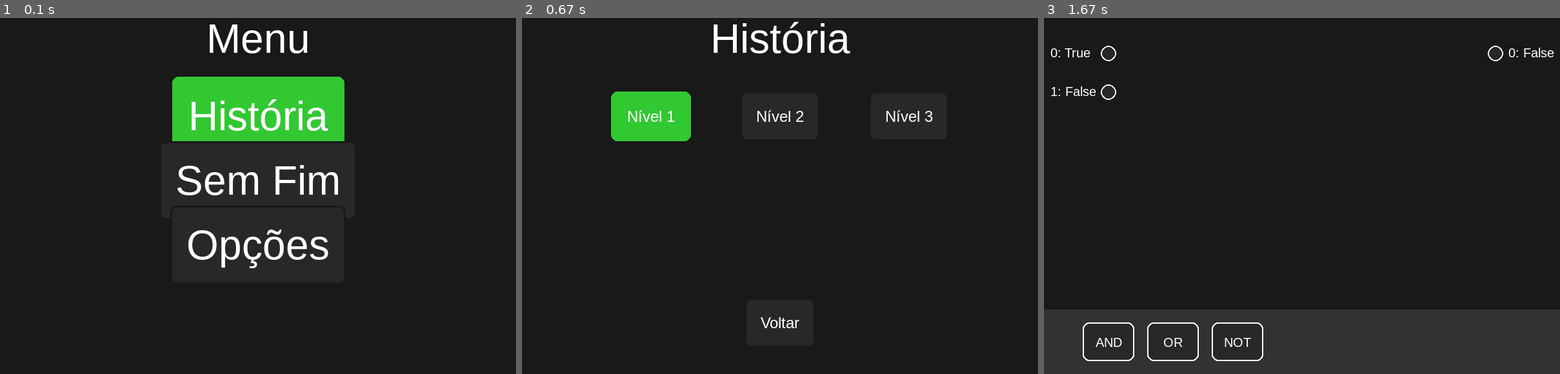
Above: before the commit, frames 1-3 (left to right).
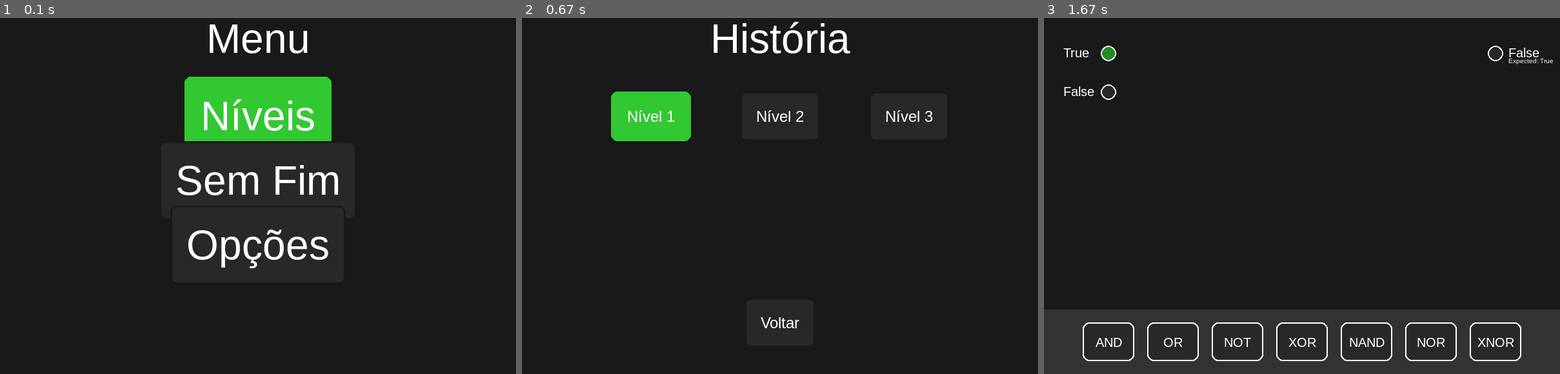
Above: after the commit, the same moments.

Repository: lucaszferreira1/Pygame_LogicGatesGame
Game: pygame game, started from main.py
The game is run twice, just before and just after one commit, with the same random seed, the same clock (stepped at 60 frames per second) and the same inputs.
Inputs (mouse positions are in pixels of both pictures, inside the frame that each line leads up to):
- Up to frame 1 (0.1 s): no input
- Up to frame 2 (0.67 s): tap Enter at 0.33 s
- Up to frame 3 (1.67 s): press the mouse at (1353, 206) at 0.7 s; move the mouse to (1307, 185) at 0.8 s; release the mouse at (1260, 167) at 0.93 s; click "AND" at 1.05 s; click (1363, 341) at 1.38 s, where only the run after the commit has a clickable "NAND"

The runs differ from the first frame. In frame 1, 2.0% of the frame differs, in the area x 33-67%, y 16-35%; in frame 2, nothing differs; in frame 3, 1.2%.

Commit message:
Novos sprites e conectores, começo da lógica do nível

Diff:
--- a/logic.py
+++ b/logic.py
@@ -6,64 +6,96 @@
 green = (34, 139, 34)
 wire_color_false = (100, 100, 100)
 
+pygame.font.init()
+gate_font = pygame.font.SysFont('arial', 20)
+expected_font = pygame.font.SysFont('arial', 10)
+
+default_gates = {"AND": ["images//AND.png", [[-20, -10], [-20, 10]], [20, 0, 0]],
+                 "OR": ["images//OR.png", [[-20, -10], [-20, 10]], [20, 0, 0]],
+                 "NOT": ["images//NOT.png", [[-20, 0]], [17, 0, 1]],
+                 "XOR": ["images//XOR.png", [[-20, -10], [-20, 10]], [20, 0, 0]],
+                 "XNOR": ["images//XNOR.png", [[-20, -10], [-20, 10]], [20, 0, 1]],
+                 "NAND": ["images//NAND.png", [[-20, -10], [-20, 10]], [20, 0, 1]],
+                 "NOR": ["images//NOR.png", [[-20, -10], [-20, 10]], [20, 0, 1]]}
+
 class Gate:
-    def __init__(self, gate_type: str, inputs: List[bool], outputs: List[bool], position: Tuple[int,int], font, color: Tuple[int,int,int]):
+    def __init__(self, gate_type: str, inputs: List[bool], outputs: List[bool], position: Tuple[int,int], color: Tuple[int,int,int]):
         self.id = None
         self.type = gate_type.upper()
         self.inputs = inputs
         self.outputs = outputs
         self.position = position
-        self.font = font
         self.color = color
         self.radius = 30
 
     def copy(self):
-        return Gate(gate_type=self.type, inputs=self.inputs[:], outputs=self.outputs, position=self.position, font=self.font, color=self.color)
+        return Gate(gate_type=self.type, inputs=self.inputs[:], outputs=self.outputs, position=self.position, color=self.color)
 
     def draw(self, screen, hover_color, x=-1, y=-1, selected=False):
         if x == -1 and y == -1:
             x, y = self.position
-        rect_width, rect_height = 80, 60
-        rect = pygame.Rect(self.position[0] - rect_width // 2, self.position[1] - rect_height // 2, rect_width, rect_height)
-        pygame.draw.rect(screen, hover_color if selected else self.color, rect, border_radius=10)
-        pygame.draw.rect(screen, white, rect, 2, border_radius=10)
-        draw_text(screen, self.type, (self.position[0] - self.font.size(self.type)[0] // 2, self.position[1] - self.font.size(self.type)[1] // 2), self.font)
+        if self.type in default_gates.keys():
+            image = pygame.image.load(default_gates[self.type][0])
+            image = pygame.transform.scale(image, (self.radius * 2, self.radius * 2))
+            screen.blit(image, (x - self.radius, y - self.radius))
+        else:
+            rect_width, rect_height = 80, 60
+            rect = pygame.Rect(self.position[0] - rect_width // 2, self.position[1] - rect_height // 2, rect_width, rect_height)
+            pygame.draw.rect(screen, hover_color if selected else self.color, rect, border_radius=10)
+            pygame.draw.rect(screen, white, rect, 2, border_radius=10)
+            draw_text(screen, self.type, (self.position[0] - self.font.size(self.type)[0] // 2, self.position[1] - self.font.size(self.type)[1] // 2), self.font)
 
         # Draw input terminals
         input_positions = self.get_input_positions()
         for i, pos in input_positions:
             color = green if self.inputs[i] else self.color
-            pygame.draw.circle(screen, white, pos, 6)
-            pygame.draw.circle(screen, color, pos, 4)
+            pygame.draw.rect(screen, white, (pos[0] - 6, pos[1] - 6, 12, 12))
+            pygame.draw.rect(screen, color, (pos[0] - 4, pos[1] - 4, 8, 8))
 
         # Draw output terminals
         output_positions = self.get_output_positions()
-        for i, pos in output_positions:
+        for i, pos, circle_not in output_positions:
             color = green if self.outputs[i] else self.color
-            pygame.draw.circle(screen, white, pos, 6)
-            pygame.draw.circle(screen, color, pos, 4)
+            if circle_not:
+                pygame.draw.circle(screen, white, pos, 6)
+                pygame.draw.circle(screen, color, pos, 4)
+            else:
+                pygame.draw.rect(screen, white, (pos[0] - 6, pos[1] - 6, 12, 12))
+                pygame.draw.rect(screen, color, (pos[0] - 4, pos[1] - 4, 8, 8))
 
     def update(self):
         self.evaluate()
 
     def get_input_positions(self):
         positions = []
-        rect_width, rect_height = 80, 60
-        for i in range(len(self.inputs)):
-            x_off = -rect_width // 2
-            y_off = -rect_height // 2 + (i + 1) * (rect_height // (len(self.inputs) + 1))
-            pos = (self.position[0] + x_off, self.position[1] + y_off)
-            positions.append((i, pos))
+        if self.type in default_gates.keys():
+            for i, pos in enumerate(default_gates[self.type][1]):
+                positions.append((i, (self.position[0] + pos[0], self.position[1] + pos[1])))
+        else:
+            rect_width, rect_height = 80, 60
+            for i in range(len(self.inputs)):
+                x_off = -rect_width // 2
+                y_off = -rect_height // 2 + (i + 1) * (rect_height // (len(self.inputs) + 1))
+                pos = (self.position[0] + x_off, self.position[1] + y_off)
+                positions.append((i, pos))
         return positions
 
     def get_output_positions(self):
         positions = []
-        rect_width, rect_height = 80, 60
-        for i in range(len(self.outputs)):
-            x_offset = rect_width // 2
-            y_offset = -rect_height // 2 + (i + 1) * (rect_height // (len(self.outputs) + 1))
-            pos = (self.position[0] + x_offset, self.position[1] + y_offset)
-            positions.append((i, pos))
+        if self.type in default_gates.keys():
+            circle_not = 0
+            if self.type in ["NOT", "NAND", "NOR", "XNOR"]:
+                circle_not = 1
+            pos = (default_gates[self.type][2][0], default_gates[self.type][2][1])
+            pos = (self.position[0] + pos[0], self.position[1] + pos[1])
+            positions.append((0, pos, circle_not))
+        else:
+            rect_width, rect_height = 80, 60
+            for i in range(len(self.outputs)):
+                x_offset = rect_width // 2
+                y_offset = -rect_height // 2 + (i + 1) * (rect_height // (len(self.outputs) + 1))
+                pos = (self.position[0] + x_offset, self.position[1] + y_offset)
+                positions.append((i, pos, 0))
         return positions
 
     def evaluate(self):
@@ -146,14 +178,16 @@
 
 
 class Level:
-    def __init__(self, name: str, inputs: List[bool], expected: List[bool], allowed_gates: List[str]):
+    def __init__(self, name: str, inputs: List[bool], allowed_gates: List[str], function=None):
         self.name = name
         self.inputs = inputs.copy()
-        self.expected = expected.copy()
+        self.expected = function(inputs)
+        self.current_output = [False] * len(self.expected)
         self.allowed_gates = allowed_gates.copy()
         self.gates: dict[int, Gate] = {}
         self.wires: List[Wire] = []
         self.current_wire: Wire = None
+        self.function = function
 
     def add_gate(self, gate, id_gate):
         gate.id = id_gate
@@ -167,17 +201,20 @@
         )]
         self.gates.pop(idx_gate)
 
-    def draw(self, screen, width, height, button_bg, button_hover, gate_font, mouse_pos):
+    def draw(self, screen, width, height, button_bg, button_hover, mouse_pos):
         input_positions = self.get_input_terminals()
         for i, val in enumerate(self.inputs):
+            color = green if val else button_bg
             pygame.draw.circle(screen, white, input_positions[i][1], 12)
-            pygame.draw.circle(screen, button_bg, input_positions[i][1], 10)
-            draw_text(screen, f"{i}: {val}", (10, input_positions[i][1][1] - 13), gate_font)
+            pygame.draw.circle(screen, color, input_positions[i][1], 10)
+            draw_text(screen, f"{val}", (30, input_positions[i][1][1] - 13), gate_font)
         output_positions = self.get_output_terminals(width)
-        for i, val in enumerate(self.expected):
+        for i, val in enumerate(self.current_output):
+            color = green if val else button_bg
             pygame.draw.circle(screen, white, output_positions[i][1], 12)
-            pygame.draw.circle(screen, button_bg, output_positions[i][1], 10)
-            draw_text(screen, f"{i}: {val}", (output_positions[i][1][0] + 20, output_positions[i][1][1] - 13), gate_font)
+            pygame.draw.circle(screen, color, output_positions[i][1], 10)
+            draw_text(screen, f"{val}", (output_positions[i][1][0] + 20, output_positions[i][1][1] - 13), gate_font)
+            draw_text(screen, f"Expected: {self.expected[i]}", (output_positions[i][1][0] + 20, output_positions[i][1][1] + 5), expected_font)
         for gate in self.gates.values():
             gate.update()
             gate.draw(screen, button_hover)
@@ -190,6 +227,8 @@
         if self.current_wire:
             self.current_wire.draw_one_point(screen, ports, mouse_pos)
 
+        # Update the current output and expected output
+
     def get_input_terminals(self):
         positions = []
         for i in range(len(self.inputs)):
@@ -199,7 +238,7 @@
 
     def get_output_terminals(self, width):
         positions = []
-        for i in range(len(self.expected)):
+        for i in range(len(self.current_output)):
             pos = (width - 100, 100 + i * 60 + 3)
             positions.append((i, pos, self.inputs[i]))
         return positions
--- a/main.py
+++ b/main.py
@@ -23,17 +23,28 @@
 gate_font = pygame.font.SysFont('arial', 20)
 terminal_font = pygame.font.SysFont('arial', 8)
 
-levels = [Level("Nível 1", [True, False], [False], ['AND', 'OR', 'NOT']),
-            Level("Nível 2", [False, False, True], [False], ['AND', 'NOT', 'OR']),
-            Level("Nível 3", [True, True], [False], ['XOR', 'NOT'])]
+def level1_function(inputs):
+    return [inputs[0] or inputs[1]]
+
+def level2_function(inputs):
+    return [inputs[0] and inputs[1]]
+
+def level3_function(inputs):
+    return [inputs[0] ^ inputs[1]]
+
+
+levels = [Level("Nível 1", [True, False], ['AND', 'OR', 'NOT', 'XOR', 'NAND', 'NOR', 'XNOR'], level1_function),
+            Level("Nível 2", [False, False, True], ['AND', 'NOT', 'OR'], level2_function),
+            Level("Nível 3", [True, True], ['XOR', 'NOT'], level3_function)]
 
 logic_gates = {
-    'AND': Gate('AND', [False, False], [False], (0, 0), gate_font, button_bg),
-    'OR': Gate('OR', [False, False], [False], (0, 0), gate_font, button_bg),
-    'NOT': Gate('NOT', [False], [True], (0, 0), gate_font, button_bg),
-    'XOR': Gate('XOR', [False, False], [False], (0, 0), gate_font, button_bg),
-    'NAND': Gate('NAND', [False, False], [False], (0, 0), gate_font, button_bg),
-    'NOR': Gate('NOR', [False, False], [False], (0, 0), gate_font, button_bg),
+    'AND': Gate('AND', [False, False], [False], (0, 0), button_bg),
+    'OR': Gate('OR', [False, False], [False], (0, 0), button_bg),
+    'NOT': Gate('NOT', [False], [True], (0, 0), button_bg),
+    'XOR': Gate('XOR', [False, False], [False], (0, 0), button_bg),
+    'NAND': Gate('NAND', [False, False], [False], (0, 0), button_bg),
+    'NOR': Gate('NOR', [False, False], [False], (0, 0), button_bg),
+    "XNOR": Gate("XNOR", [False, False], [False], (0, 0), button_bg),
 }
 
 def play_level(level):
@@ -47,6 +58,7 @@
     while True:
         mouse_pos = pygame.mouse.get_pos()
         screen.fill(dark_bg)
+
         pygame.draw.rect(screen, panel_bg, (0, HEIGHT - 100, WIDTH, 100))
         for gt, pos in palette:
             rect_width, rect_height = 80, 60
@@ -55,7 +67,7 @@
             pygame.draw.rect(screen, white, rect, 2, border_radius=10)
             draw_text(screen, gt, (pos[0] - gate_font.size(gt)[0] // 2, pos[1] - gate_font.size(gt)[1] // 2), gate_font)
 
-        level.draw(screen, WIDTH, HEIGHT, button_bg, hover_color, gate_font, mouse_pos)
+        level.draw(screen, WIDTH, HEIGHT, button_bg, hover_color, mouse_pos)
 
         if dragging:
             dragging.position = (mouse_pos[0] + offset[0], mouse_pos[1] + offset[1])
@@ -125,7 +137,7 @@
                             if clicked:
                                 break
                             output_terminals = gate.get_output_positions()
-                            for i, pos in output_terminals:
+                            for i, pos, ignore in output_terminals:
                                 if (mouse_pos[0] - pos[0])**2 + (mouse_pos[1] - pos[1])**2 < 8**2:
                                     if not wiring:
                                         wiring = Wire((gate.id, "GATE_O", i), None, gate.outputs[i])
@@ -280,7 +292,7 @@
 
 
 def main_menu():
-    options = ["História", "Sem Fim", "Opções"]
+    options = ["Níveis", "Sem Fim", "Opções"]
     buttons = [Button(opt, title_font, WIDTH//2, 200 + i*100, 50, button_bg, hover_color) for i, opt in enumerate(options)]
     selected = 0
 
Binary file added: images/AND.png
Binary file added: images/NAND.png
Binary file added: images/NOR.png
Binary file added: images/NOT.png
Binary file added: images/OR.png
Binary file added: images/XNOR.png
Binary file added: images/XOR.png
